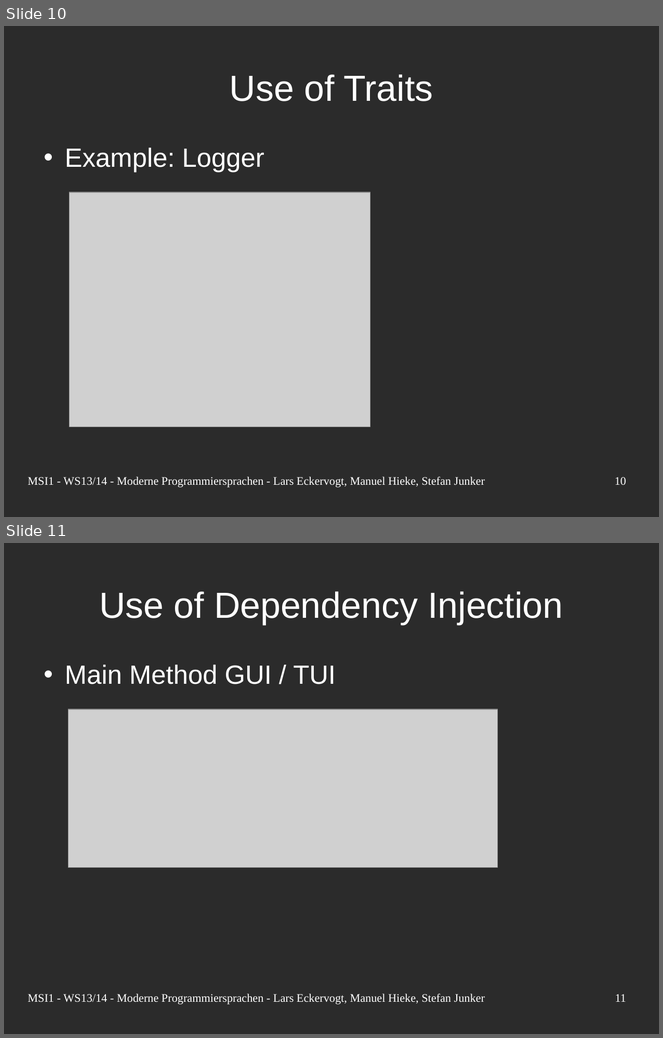
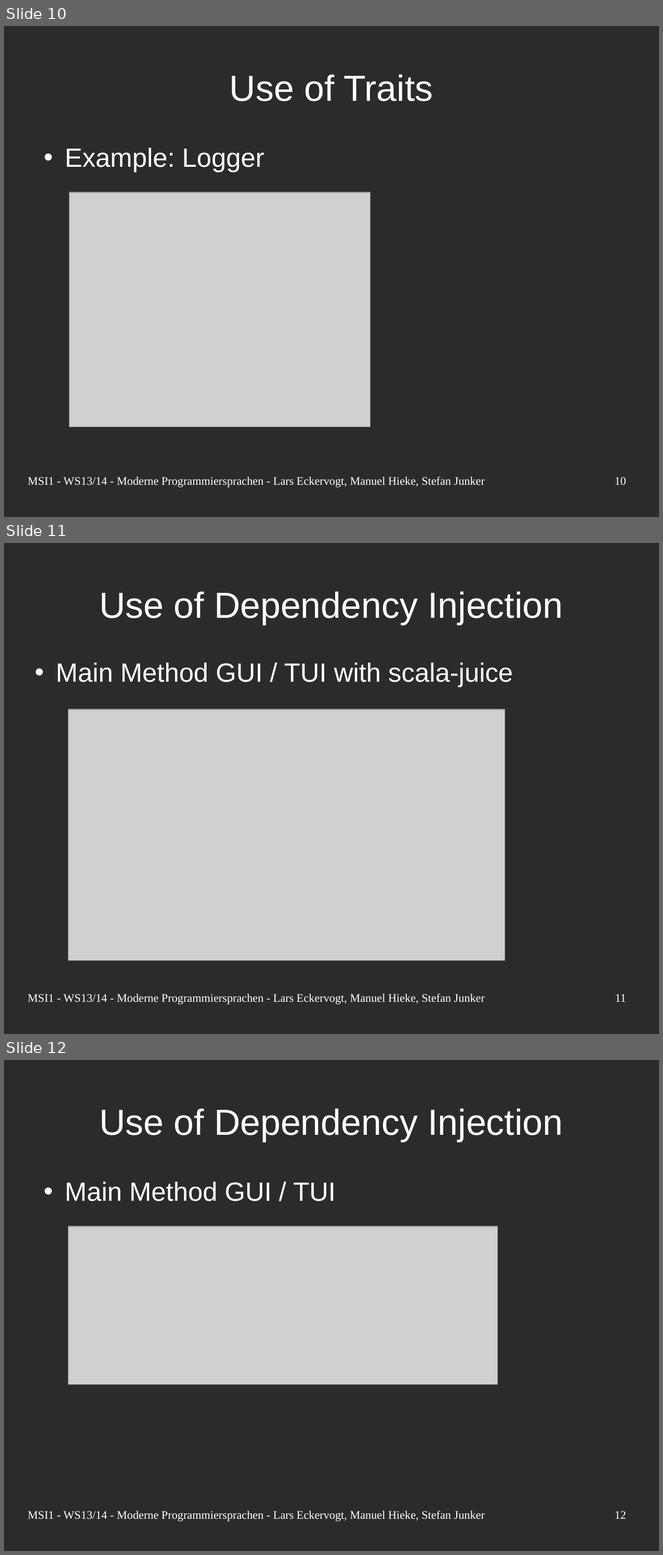
Before and after one commit to nerduel/TacZombie, a slide deck: doc/presentation/Presentation.odp. Shown one above the other, each under a label of ours: slides 10 and 11 before the commit, slides 10, 11 and 12 after it. The pictures are 663x1038 and 663x1555 pixels, drawn with LibreOffice and Linux fonts; fonts in the diff are those of the drawing; grey boxes stand for pictures; background and template pictures are left out; a plain dark background stands for a picture behind light text. Boxes give left, top, right and bottom in pixels: in the first picture for what was removed or moved away, otherwise in the second. Text is boxed around its words. In the diff, an @@ line names an element or a change of style, - is before the commit and + after.

Commit message:
Presentation

```diff
--- a/doc/presentation/Presentation.odp
+++ b/doc/presentation/Presentation.odp
@@ slide 11 added at bbox=[4, 543, 659, 1034], background picture (left out) @@
@@ title added at bbox=[99, 591, 563, 625], 44 pt, text #FFFFFF @@
+Use of Dependency Injection
@@ text added at bbox=[56, 663, 513, 688], 32 pt, text #FFFFFF @@
+• Main Method GUI / TUI with scala-juice
@@ picture added at bbox=[68, 709, 505, 961] @@
@@ text added at bbox=[28, 994, 485, 1005], 14 pt, text #FFFFFF @@
+MSI1 - WS13/14 - Moderne Programmiersprachen - Lars Eckervogt, Manuel Hieke, Stefan Junker
@@ page number added at bbox=[615, 994, 626, 1002], 14 pt, text #FFFFFF @@
+11
@@ what was slide 11 is now slide 12 @@
@@ page number at bbox=[615, 1511, 626, 1519]: text changed @@
-11
+12
```
Also in this commit, not shown: 1 slide changed, 1 other file.
